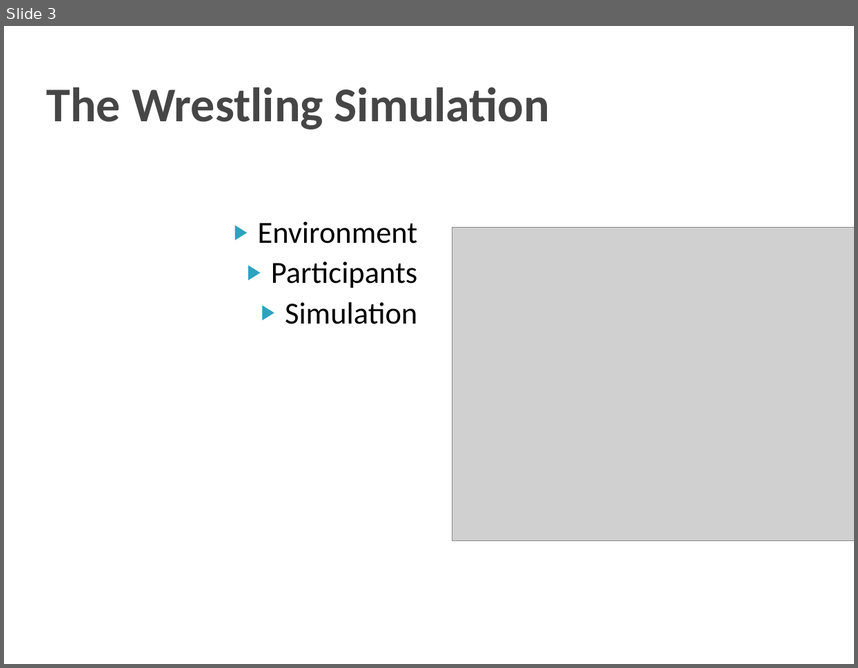
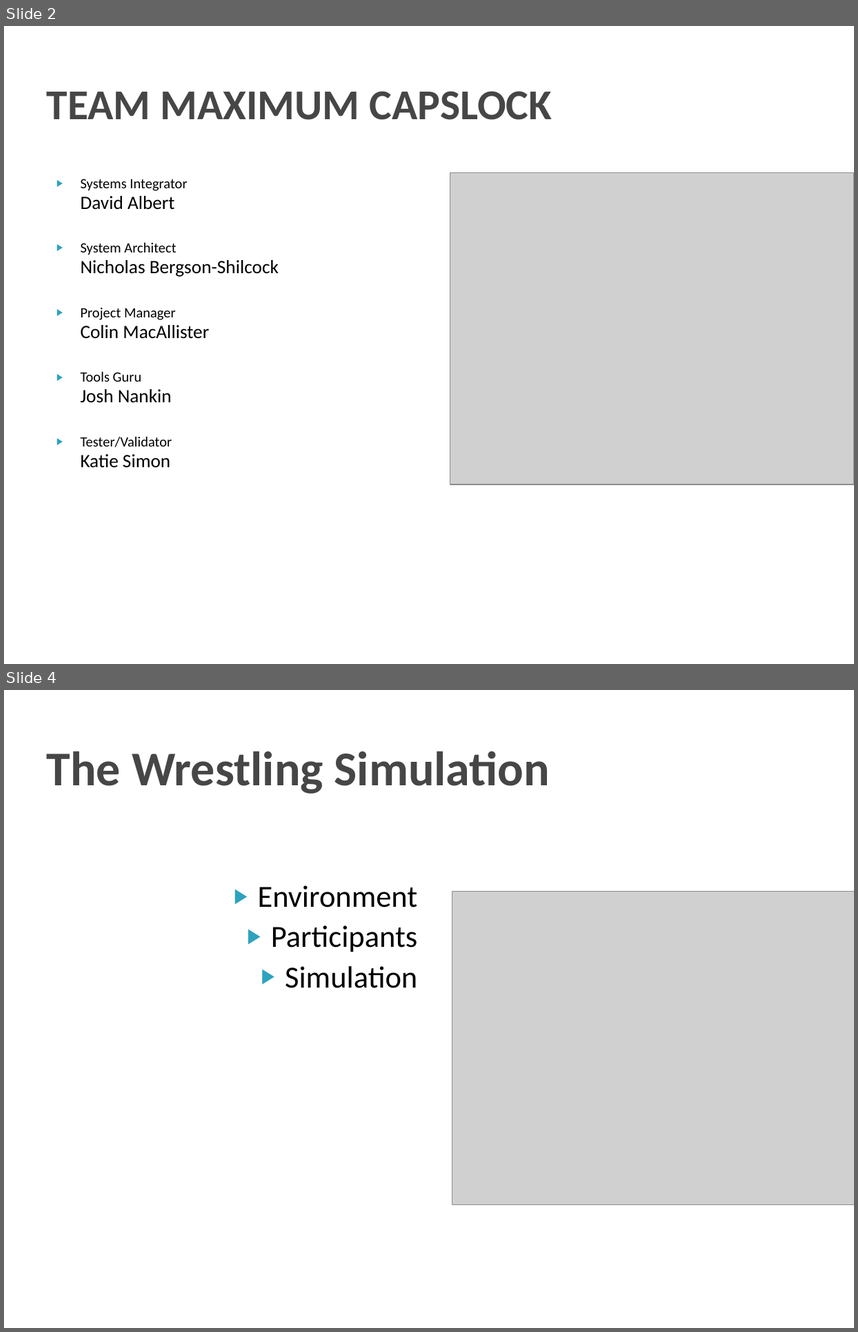
Before and after one commit to dcoli/plt4115, a slide deck: src/compiler/doc/rumble.odp. Shown one above the other, each under a label of ours: slide 3 before the commit, slides 2 and 4 after it; the slides between them are not shown. The pictures are 858x668 and 858x1332 pixels, drawn with LibreOffice and Linux fonts; fonts in the diff are those of the drawing; grey boxes stand for pictures. Boxes give left, top, right and bottom in pixels: in the first picture for what was removed or moved away, otherwise in the second. Text is boxed around its words. In the diff, an @@ line names an element or a change of style, - is before the commit and + after.

Commit message:
added team members names

```diff
--- a/src/compiler/doc/rumble.odp
+++ b/src/compiler/doc/rumble.odp
@@ slide 2 added at box(4, 26, 854, 664), background #FFFFFF @@
@@ title added at box(47, 91, 553, 120), 36 pt, text #464646, bold @@
+TEAM MAXIMUM CAPSLOCK
@@ text added at box(81, 178, 279, 468), 12 pt, text #000000 @@
+▶ Systems Integrator
+  David Albert
+▶ System Architect
+  Nicholas Bergson-Shilcock
+▶ Project Manager
+  Colin MacAllister
+▶ Tools Guru
+  Josh Nankin
+▶ Tester/Validator
+  Katie Simon
@@ picture added at box(450, 173, 854, 485) @@
@@ what was slide 3 is now slide 4 @@
```
Also in this commit, not shown: 3 slides changed.
